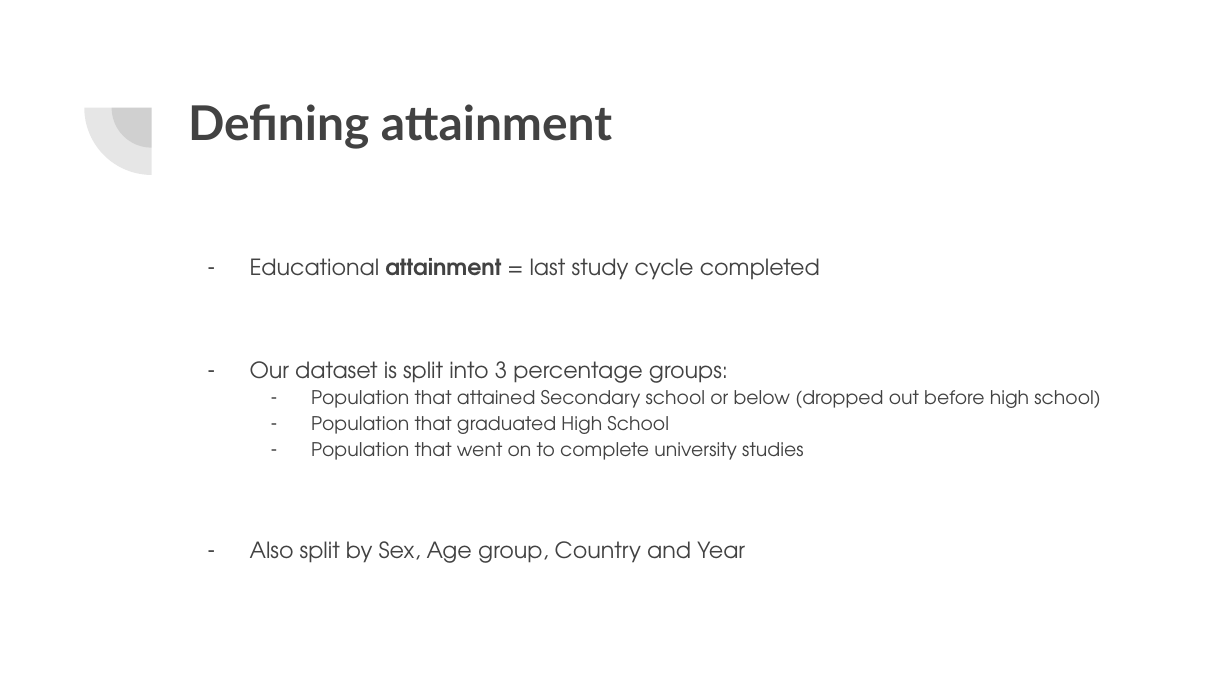
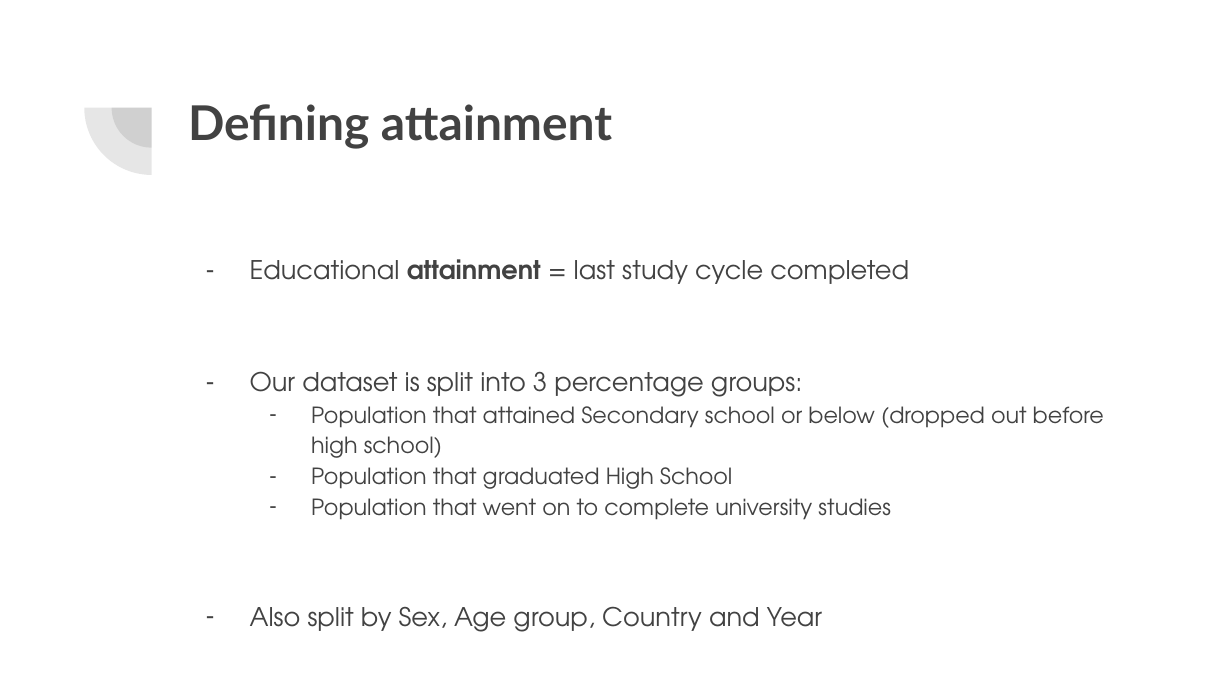
Before and after one commit to mehanix/RoEduAttainment, a slide deck: slide 3 of Presentation.pptx. Drawn at 1232x693 pixels with LibreOffice and Linux fonts; fonts in the diff are those of the drawing. Boxes give left, top, right and bottom in pixels: in the first picture for what was removed or moved away, otherwise in the second. Text is boxed around its words. In the diff, an @@ line names an element or a change of style, - is before the commit and + after.

```diff
--- a/Presentation.pptx
+++ b/Presentation.pptx
@@ text "Educational attainment = last study ..." at (250,259,1104,632): size 13 to 15 pt in "Educational attainment = last study cycle completed", "Our dataset is split into 3 percentage ...", "Also split by Sex, Age group, Country ..."; size 11 to 13 pt in "Population that attained Secondary school or below ...", "Population that graduated High School", "Population that went on to complete university ..."; indent changed @@
```
Also in this commit, not shown: 6 other slides changed, 2 other files.
